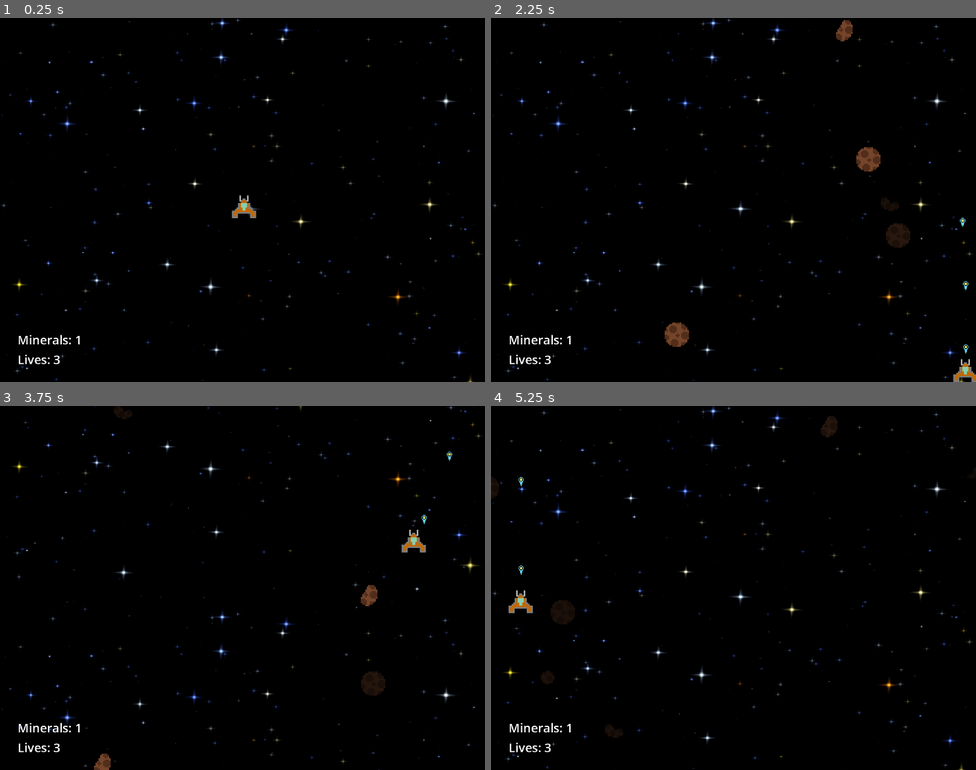
Above: before the commit, frames 1-4 (two rows, left to right).
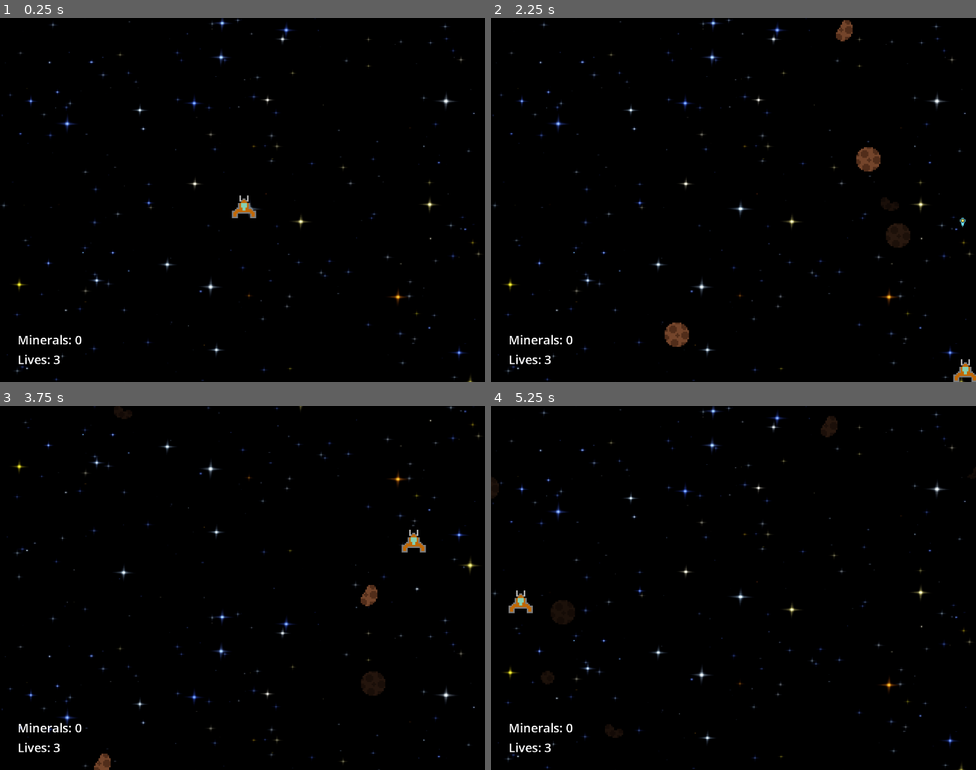
Above: after the commit, the same moments.

Repository: str08/CIEE-Game
Game: Godot game, scene res://Scenes/game.tscn
The game is run twice, just before and just after one commit, with the same random seed, the same clock (stepped at 60 frames per second) and the same inputs. This scene is started directly instead of the project's main scene.
Inputs:
- Up to frame 1 (0.25 s): no input
- Up to frame 2 (2.25 s): hold D (Right) 0.53-1.28 s; hold J (Shoot) 0.53-1.28 s; hold S (Down) 1.28-2.03 s; tap Shift (Slow) at 1.35 s; hold D (Right) from 2.03 s (still down); hold J (Shoot) from 2.03 s (still down)
- Up to frame 3 (3.75 s): release D (Right) at 2.78 s; release J (Shoot) at 2.78 s; hold W (Up) 2.78-3.53 s; tap Shift (Slow) at 2.85 s; hold A (Left) from 3.53 s (still down); hold J (Shoot) from 3.53 s (still down)
- Up to frame 4 (5.25 s): release J (Shoot) at 4.28 s; tap Shift (Slow) at 4.35 s; release A (Left) at 5.03 s; hold S (Down) from 5.03 s (still down); hold J (Shoot) from 5.03 s (still down)

The runs differ from the first frame. In frame 1, less than 0.1% of the frame differs, in the area x 15-17%, y 87-90%; in frame 2, less than 0.1%; in frame 3, less than 0.1%; in frame 4, less than 0.1%, in the area x 5-17%, y 19-90%.
Error after the commit: Cannot call method 'add_to_group' on a null value. (res://Scripts/ship.gd:18)

Commit message:
minor changes

Diff:
--- a/ciee-game/Scenes/bullet_basic.tscn
+++ b/ciee-game/Scenes/bullet_basic.tscn
@@ -1,6 +1,6 @@
 [gd_scene load_steps=4 format=3 uid="uid://co0rkb7ls38ku"]
 
-[ext_resource type="Script" uid="uid://c1nt6d4mrrk8b" path="res://Scripts/bullet_basic.gd" id="1_kfo57"]
+[ext_resource type="Script" uid="uid://c1nt6d4mrrk8b" path="res://Player/Scipts/bullet_basic.gd" id="1_kfo57"]
 [ext_resource type="Texture2D" uid="uid://dljj0scfkid7x" path="res://Assets/bulletTypeOne.png" id="2_2tq3m"]
 
 [sub_resource type="CapsuleShape2D" id="CapsuleShape2D_2tq3m"]
@@ -9,15 +9,13 @@
 
 [node name="BulletBasic" type="Area2D"]
 collision_layer = 2
-collision_mask = 8
+collision_mask = 4
 script = ExtResource("1_kfo57")
 
 [node name="Sprite2D" type="Sprite2D" parent="."]
-texture_filter = 1
 texture = ExtResource("2_2tq3m")
 
 [node name="CollisionShape2D" type="CollisionShape2D" parent="."]
-z_index = 3
 shape = SubResource("CapsuleShape2D_2tq3m")
 
 [node name="VisibleOnScreenNotifier2D" type="VisibleOnScreenNotifier2D" parent="."]
--- a/ciee-game/Scenes/ship.tscn
+++ b/ciee-game/Scenes/ship.tscn
@@ -1,8 +1,8 @@
 [gd_scene load_steps=6 format=3 uid="uid://bbgpobqiliyly"]
 
-[ext_resource type="Script" uid="uid://fpsege0xe0t0" path="res://Scripts/ship.gd" id="1_v1qfn"]
-[ext_resource type="PackedScene" uid="uid://co0rkb7ls38ku" path="res://Scenes/bullet_basic.tscn" id="2_xxxu3"]
-[ext_resource type="PackedScene" uid="uid://wnuxxpv066e7" path="res://Scenes/hitbox.tscn" id="3_6ejuo"]
+[ext_resource type="Script" uid="uid://fpsege0xe0t0" path="res://Player/Scipts/ship.gd" id="1_v1qfn"]
+[ext_resource type="PackedScene" uid="uid://co0rkb7ls38ku" path="res://Player/Scenes/bullet_basic.tscn" id="2_xxxu3"]
+[ext_resource type="PackedScene" uid="uid://wnuxxpv066e7" path="res://Player/Scenes/hitbox.tscn" id="3_6ejuo"]
 [ext_resource type="Texture2D" uid="uid://bxxoe6mwvqr4f" path="res://Assets/shipType1.png" id="4_6ejuo"]
 
 [sub_resource type="CircleShape2D" id="CircleShape2D_v1qfn"]
@@ -10,10 +10,13 @@
 
 [node name="Ship" type="CharacterBody2D"]
 scale = Vector2(0.5, 0.5)
-collision_mask = 9
 script = ExtResource("1_v1qfn")
 bullet_scene = ExtResource("2_xxxu3")
 shape_scene = ExtResource("3_6ejuo")
+
+[node name="CollisionShape2D" type="CollisionShape2D" parent="."]
+shape = SubResource("CircleShape2D_v1qfn")
+debug_color = Color(0.996763, 0, 0.180235, 0.42)
 
 [node name="Sprite2D" type="Sprite2D" parent="."]
 texture = ExtResource("4_6ejuo")
@@ -21,15 +24,4 @@
 [node name="GunCooldown" type="Timer" parent="."]
 one_shot = true
 
-[node name="PickupArea" type="Area2D" parent="."]
-collision_mask = 4
-
-[node name="CollisionShape2D" type="CollisionShape2D" parent="PickupArea"]
-shape = SubResource("CircleShape2D_v1qfn")
-debug_color = Color(0.996763, 0, 0.180235, 0.42)
-
-[node name="CollisionShape2D" type="CollisionShape2D" parent="."]
-shape = SubResource("CircleShape2D_v1qfn")
-debug_color = Color(0.996763, 0, 0.180235, 0.42)
-
 [connection signal="timeout" from="GunCooldown" to="." method="_on_gun_cooldown_timeout"]
